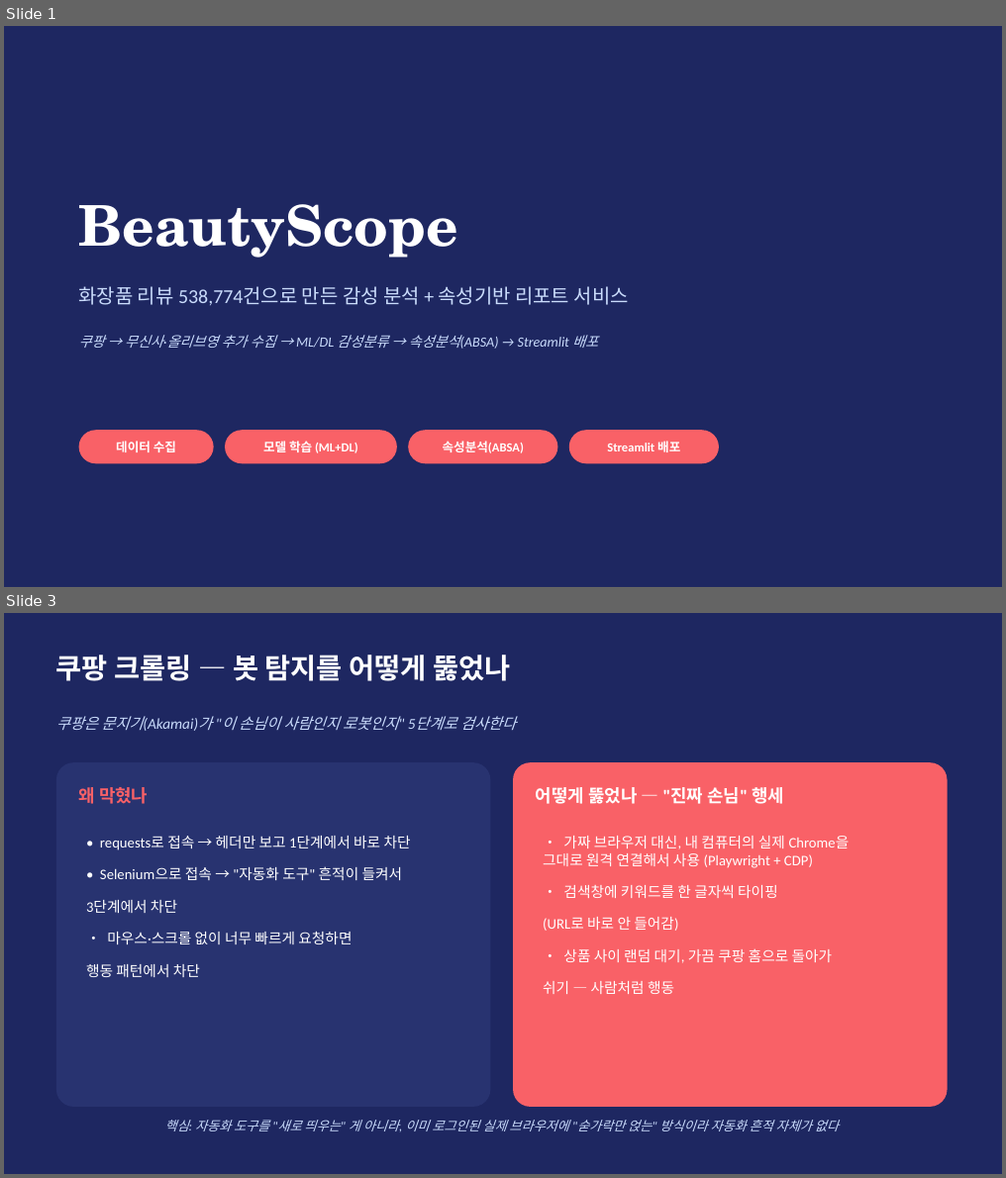
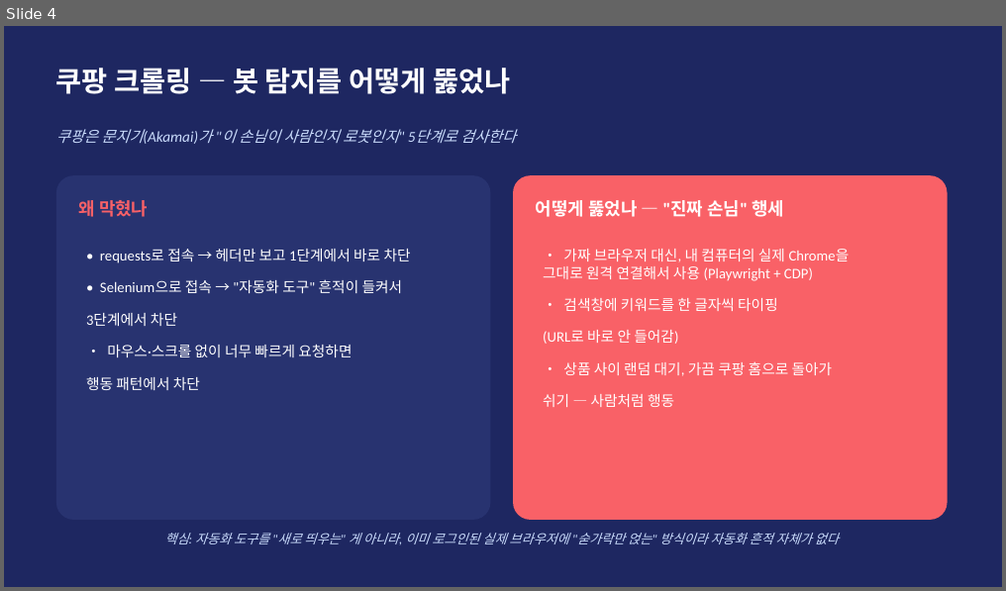
Before and after one commit to dong29482757-beep/shopping-review-crawler, a slide deck: BeautyScope_발표.pptx. Shown one above the other, each under a label of ours: slides 1 and 3 before the commit, slide 4 after it; the slides between them are not shown. The pictures are 1006x1178 and 1006x591 pixels, drawn with LibreOffice and Linux fonts; fonts in the diff are those of the drawing. Boxes give left, top, right and bottom in pixels: in the first picture for what was removed or moved away, otherwise in the second. Text is boxed around its words. In the diff, an @@ line names an element or a change of style, - is before the commit and + after.

```diff
--- a/BeautyScope_발표.pptx
+++ b/BeautyScope_발표.pptx
@@ slide 1 removed at box(4, 26, 1002, 587), background #FFFFFF @@
@@ rectangle removed at box(4, 26, 1002, 587) @@
@@ text removed at box(79, 204, 458, 258) @@
-BeautyScope
@@ text removed at box(79, 286, 629, 305) @@
-화장품 리뷰 538,774건으로 만든 감성 분석 + 속성기반 리포트 서비스
@@ text removed at box(79, 335, 598, 349) @@
-쿠팡 → 무신사·올리브영 추가 수집 → ML/DL 감성분류 → 속성분석(ABSA) → Streamlit 배포
@@ rounded rectangle removed at box(79, 430, 214, 464) @@
-데이터 수집
@@ rounded rectangle removed at box(225, 430, 397, 464) @@
-모델 학습 (ML+DL)
@@ rounded rectangle removed at box(408, 430, 558, 464) @@
-속성분석(ABSA)
@@ rounded rectangle removed at box(569, 430, 719, 464) @@
-Streamlit 배포
@@ what was slide 3 is now slide 4 @@
```
Also in this commit, not shown: 1 slide changed, 3 slides added, 1 other slide removed, 2 other files.
